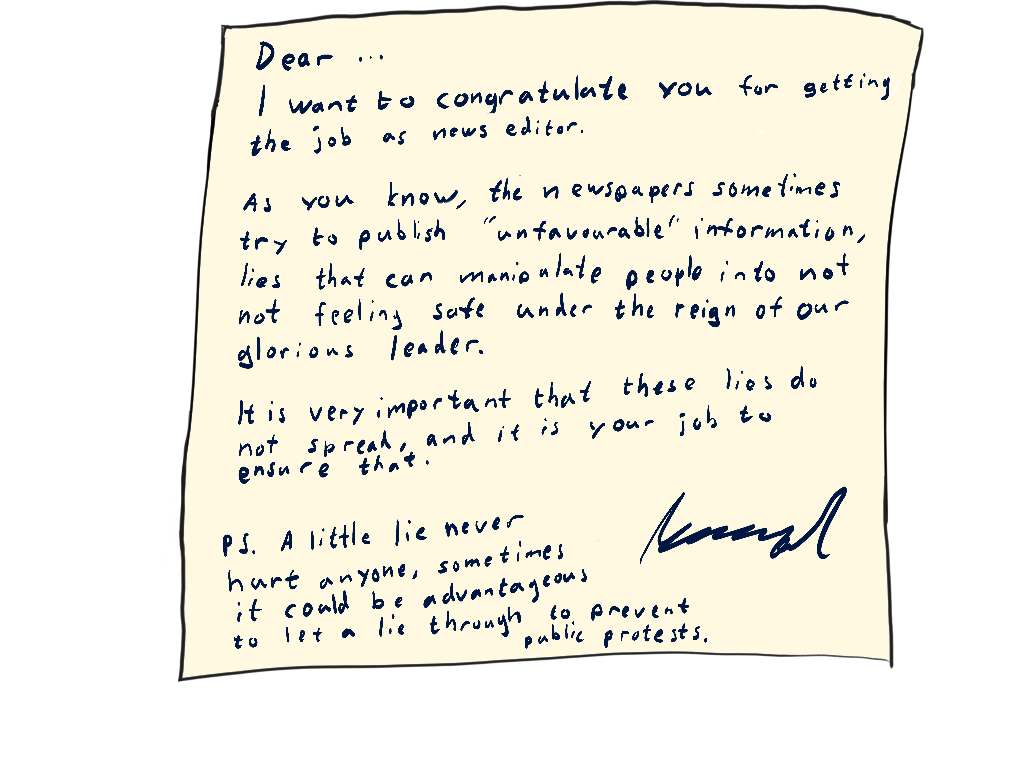
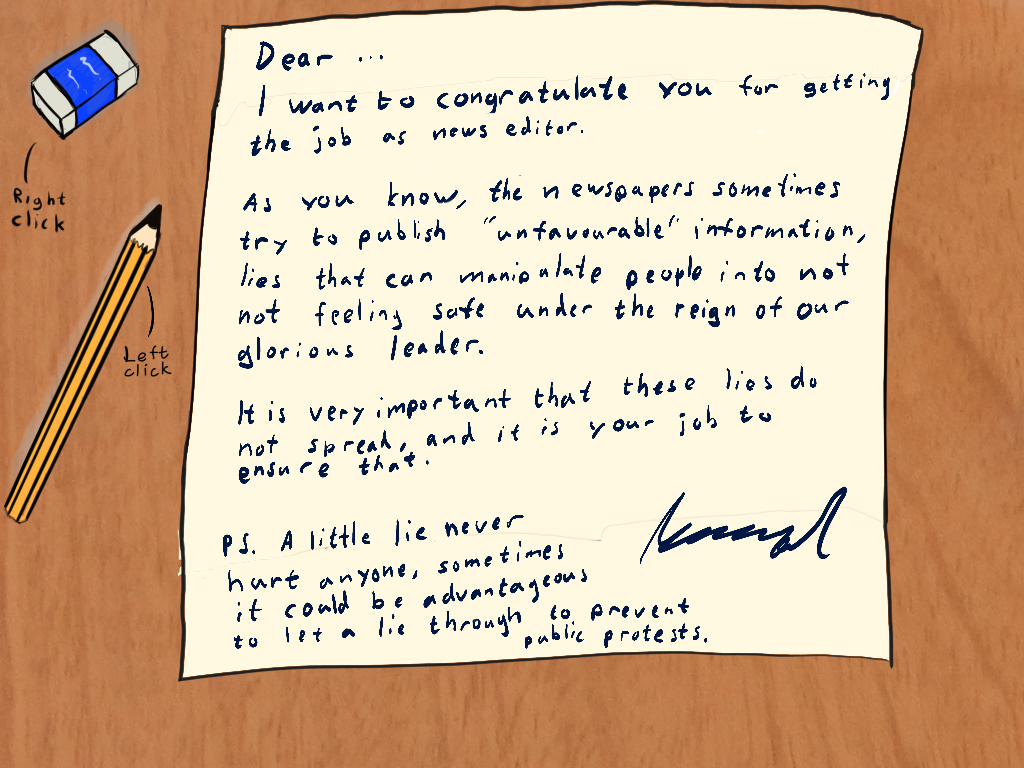
Layers edited between the first and the second 1024 x 768 image:
painted on "Layer 3" over box(0, 0, 1024, 768)
added layer "Layer 5" above "Layer 9" over box(0, 0, 192, 192)
added group "Layer 9" with 3 layers above "Layer 8(pasted)" over box(0, 0, 192, 640)
added layer "Layer 4" in group "Layer 9" over box(0, 192, 192, 640)
added layer "Layer 6" in group "Layer 9" over box(0, 0, 192, 576)
added layer "Layer 7" (58%) in group "Layer 9" over box(0, 0, 192, 576)
added layer "Layer 8(pasted)" above "Layer 1" over box(0, 0, 1024, 768)
